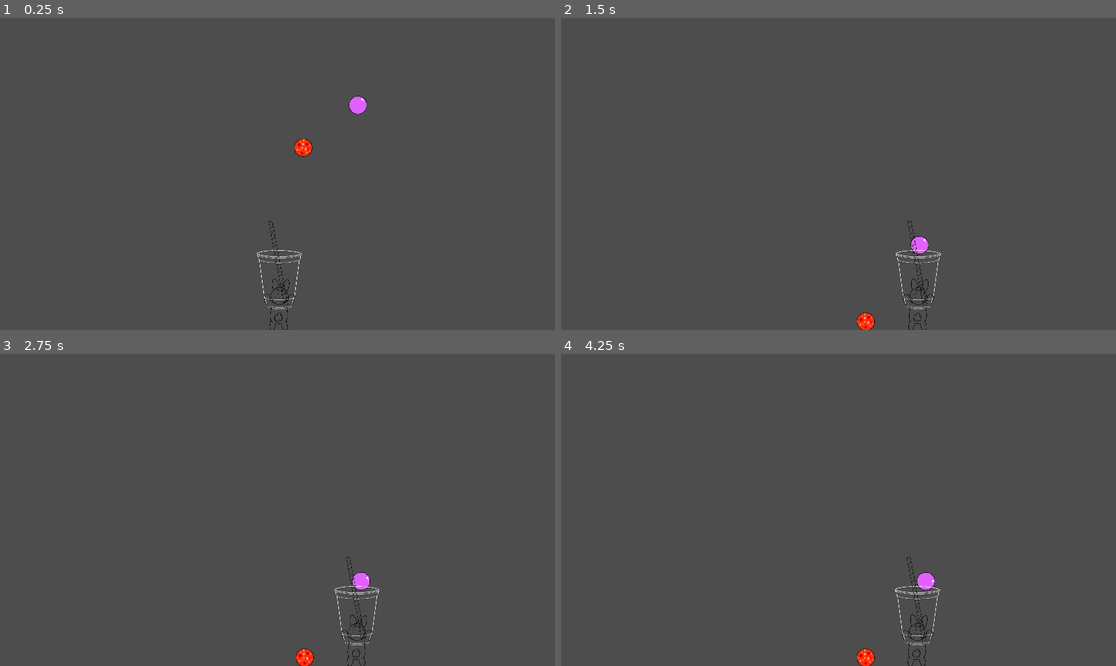
Above: before the commit, frames 1-4 (two rows, left to right).
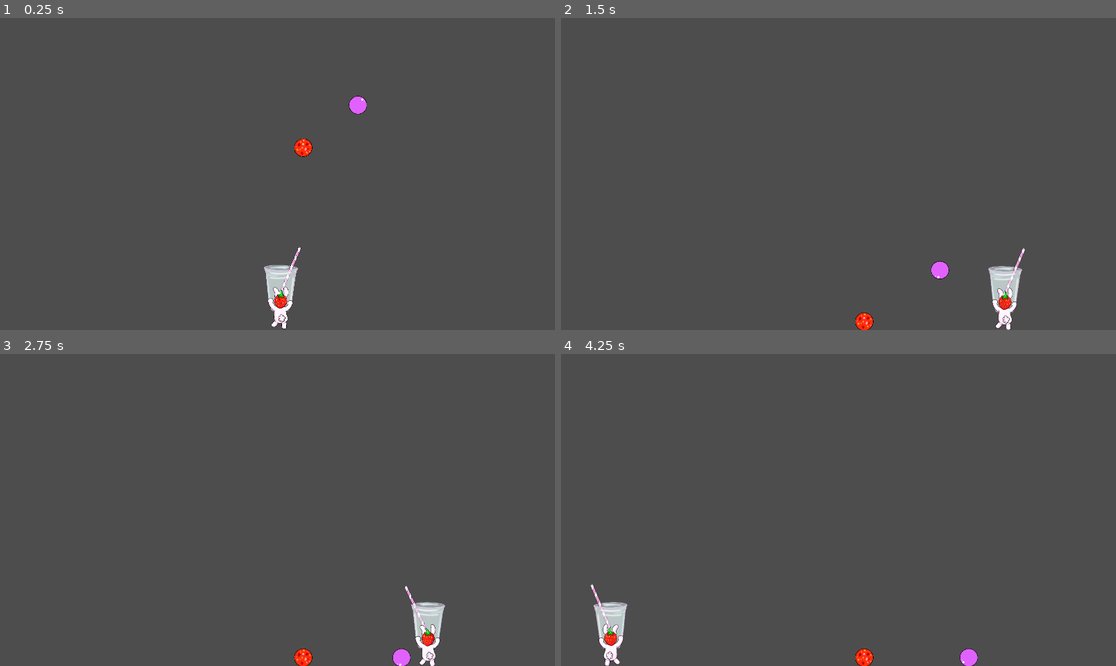
Above: after the commit, the same moments.

Repository: Alexmrd22/BubbleTeaGJ25
Game: Godot game, scene res://escenas/nivel.tscn
Same seed, same stepped clock (60 frames per second), same inputs: the game is played once before the commit and once after it. This scene is started directly instead of the project's main scene.
Inputs:
- Up to frame 1 (0.25 s): no input
- Up to frame 2 (1.5 s): tap Enter (ui_accept) at 0.5, 0.77 s; hold Right (ui_right) from 0.53 s (still down)
- Up to frame 3 (2.75 s): tap Enter (ui_accept) at 1.52 s; release Right (ui_right) at 2.03 s; hold Left (ui_left) from 2.03 s (still down)
- Up to frame 4 (4.25 s): release Left (ui_left) at 2.78 s; hold Right (ui_right) from 2.78 s (still down); tap Enter (ui_accept) at 3.02, 3.77 s

The runs differ from the first frame. In frame 1, 1.0% of the frame differs, in the area x 46-55%, y 65-100%; in frame 2, 1.5%; in frame 3, 1.5%; in frame 4, 1.5%, in the area x 5-76%, y 65-100%.

Commit message:
Mejora Conejo

Diff:
--- a/escenas/conejo_vaso.gd
+++ b/escenas/conejo_vaso.gd
@@ -3,6 +3,7 @@
 
 const SPEED = 600.0
 const JUMP_VELOCITY = -400.0
+var anim_actual = "idle" # animacion actual: parado
 
 
 func _process(delta: float) -> void:
@@ -19,6 +20,9 @@
 	var direction := Input.get_axis("ui_left", "ui_right")
 	if direction:
 		velocity.x = direction * SPEED
+		cambiar_animacion("andando")
+		if velocity.x < 0:
+			$Sprite2D.flip_h = true
 	else:
 		velocity.x = move_toward(velocity.x, 0, SPEED)
 
@@ -28,3 +32,8 @@
 		global_position.x = 1520
 	elif global_position.x > 1520:
 		global_position.x = -650
+
+func cambiar_animacion(nombre_anim):
+	if nombre_anim != anim_actual:
+		$Sprite2D/AnimationPlayer.play(nombre_anim)
+		anim_actual = nombre_anim
--- a/escenas/conejo_vaso.tscn
+++ b/escenas/conejo_vaso.tscn
@@ -1,51 +1,89 @@
-[gd_scene load_steps=8 format=3 uid="uid://hcpqanxy6dww"]
+[gd_scene load_steps=10 format=3 uid="uid://hcpqanxy6dww"]
 
 [ext_resource type="Script" path="res://escenas/conejo_vaso.gd" id="1_6enku"]
-[ext_resource type="Texture2D" uid="uid://b7uew12cgxd1j" path="res://graficos/IMG_3875.png" id="1_t6m0d"]
+[ext_resource type="Texture2D" uid="uid://hsqibd5mtu5o" path="res://graficos/vaso_conejo.png" id="2_plaia"]
 
 [sub_resource type="SegmentShape2D" id="SegmentShape2D_qcb1e"]
-a = Vector2(62, -6)
-b = Vector2(-70, -7)
+a = Vector2(55, -6)
+b = Vector2(-53, -7)
+
+[sub_resource type="Animation" id="Animation_m03rg"]
+resource_name = "andando"
+length = 0.4
+loop_mode = 1
+tracks/0/type = "value"
+tracks/0/imported = false
+tracks/0/enabled = true
+tracks/0/path = NodePath(".:frame")
+tracks/0/interp = 1
+tracks/0/loop_wrap = true
+tracks/0/keys = {
+"times": PackedFloat32Array(0, 0.166667),
+"transitions": PackedFloat32Array(1, 1),
+"update": 1,
+"values": [0, 1]
+}
+
+[sub_resource type="Animation" id="Animation_sy181"]
+length = 0.001
+tracks/0/type = "value"
+tracks/0/imported = false
+tracks/0/enabled = true
+tracks/0/path = NodePath(".:frame")
+tracks/0/interp = 1
+tracks/0/loop_wrap = true
+tracks/0/keys = {
+"times": PackedFloat32Array(0),
+"transitions": PackedFloat32Array(1),
+"update": 1,
+"values": [0]
+}
+
+[sub_resource type="AnimationLibrary" id="AnimationLibrary_jj6ah"]
+_data = {
+"RESET": SubResource("Animation_sy181"),
+"andando": SubResource("Animation_m03rg")
+}
 
 [sub_resource type="RectangleShape2D" id="RectangleShape2D_ly2os"]
-size = Vector2(12.8456, 171.883)
+size = Vector2(7.14102, 167.319)
 
 [sub_resource type="RectangleShape2D" id="RectangleShape2D_p3qjk"]
-size = Vector2(173.799, 12.6312)
-
-[sub_resource type="RectangleShape2D" id="RectangleShape2D_8iukc"]
-size = Vector2(80.5, 11)
+size = Vector2(166.801, 8.36151)
 
 [sub_resource type="RectangleShape2D" id="RectangleShape2D_14oe6"]
-size = Vector2(78, 78)
+size = Vector2(70, 70)
 
 [node name="ConejoVaso" type="CharacterBody2D"]
 position = Vector2(24, 17)
 script = ExtResource("1_6enku")
 
 [node name="ColisionadorBolaIntroducida" type="CollisionShape2D" parent="."]
-position = Vector2(604, 802)
+position = Vector2(603, 818)
 shape = SubResource("SegmentShape2D_qcb1e")
 
 [node name="Sprite2D" type="Sprite2D" parent="."]
-position = Vector2(613, 876)
-scale = Vector2(0.24, 0.24)
-texture = ExtResource("1_t6m0d")
+position = Vector2(613, 880)
+scale = Vector2(0.24, 0.254991)
+texture = ExtResource("2_plaia")
+hframes = 2
+
+[node name="AnimationPlayer" type="AnimationPlayer" parent="Sprite2D"]
+libraries = {
+"": SubResource("AnimationLibrary_jj6ah")
+}
 
 [node name="CollisionShape2D" type="CollisionShape2D" parent="."]
-position = Vector2(544.451, 886.066)
+position = Vector2(554.844, 887.078)
 rotation = -0.118829
+scale = Vector2(1, 1)
 shape = SubResource("RectangleShape2D_ly2os")
 
 [node name="CollisionShape2D2" type="CollisionShape2D" parent="."]
-position = Vector2(655, 885)
+position = Vector2(651.116, 888.691)
 rotation = 1.71101
 shape = SubResource("RectangleShape2D_p3qjk")
 
-[node name="CollisionShape2D3" type="CollisionShape2D" parent="."]
-position = Vector2(599.75, 978)
-shape = SubResource("RectangleShape2D_8iukc")
-
 [node name="CollisionShape2D4" type="CollisionShape2D" parent="."]
-position = Vector2(598, 1022)
+position = Vector2(603, 989)
 shape = SubResource("RectangleShape2D_14oe6")
Binary file removed: graficos/IMG_3875.png
Binary file added: graficos/vaso_conejo.png
